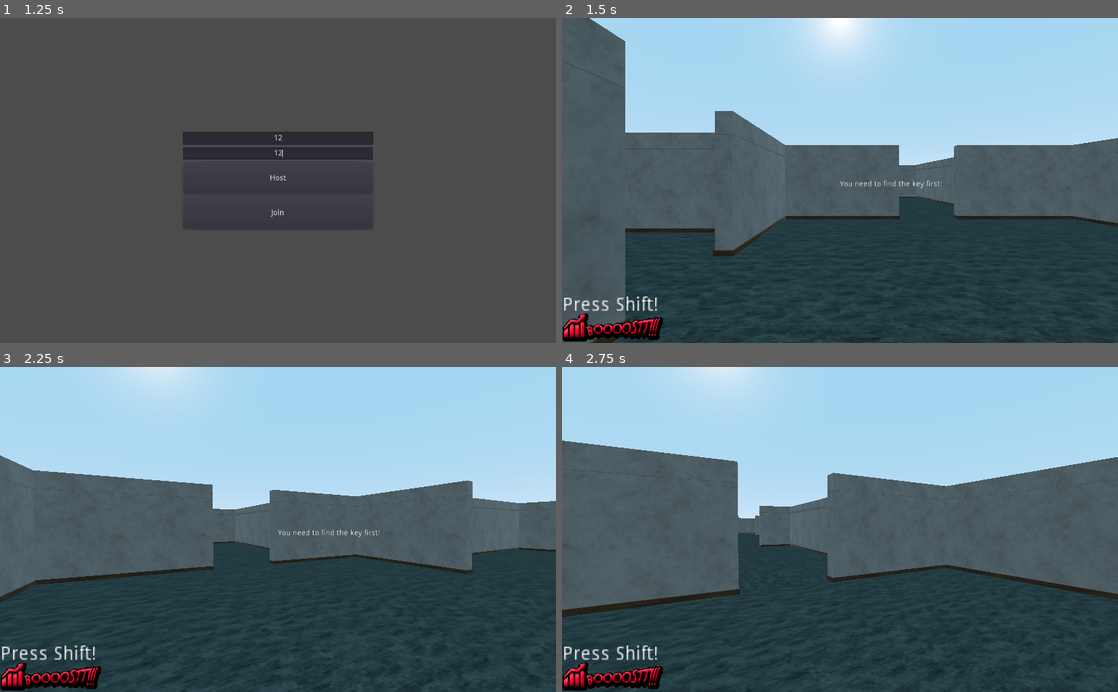
Above: before the commit, frames 1-4 (two rows, left to right).
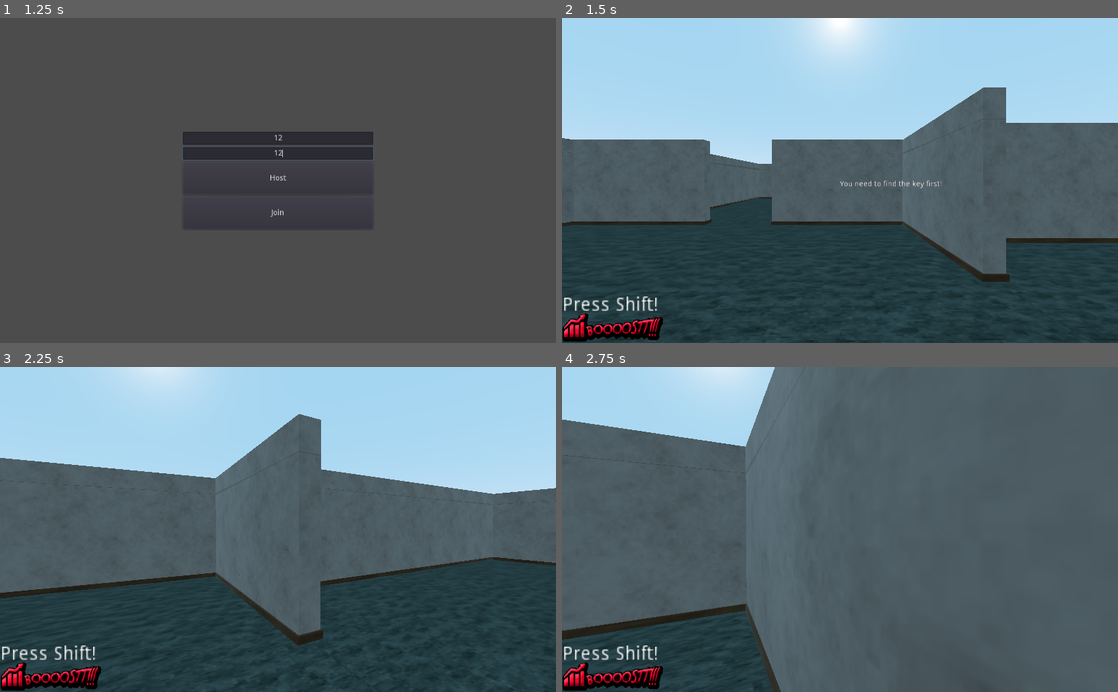
Above: after the commit, the same moments.

Repository: Xwilarg/EscapeTheCrunch
Game: Godot game, scene res://Resources/Scenes/FPSController.tscn
Two runs of this game, one before a commit and one after it. Both use one fixed random seed, a clock stepped at 60 frames per second and the inputs below.
Inputs (mouse positions are in pixels of both pictures, inside the frame that each line leads up to):
- Up to frame 1 (1.25 s): click (278, 138) at 0.52 s; type "12" at 0.6 s; click (278, 154) at 0.75 s; type "12" at 0.83 s
- Up to frame 2 (1.5 s): click "Host" at 1.25 s
- Up to frame 3 (2.25 s): tap Enter at 2 s; move the mouse to (305, 529) at 2.02 s; hold W (move_forward) from 2.03 s (still down); hold E (action) from 2.03 s (still down)
- Up to frame 4 (2.75 s): keep holding W (move_forward); keep holding E (action)

Frame 1 is identical in both runs. In frame 2, 21% of the frame differs, in the area x 0-100%, y 0-100%; in frame 3, 13%; in frame 4, 53%.

Commit message:
Player dummy reverted to old behaviour

Diff:
--- a/Resources/Boss/Dummy/BossDummy.tscn
+++ b/Resources/Boss/Dummy/BossDummy.tscn
@@ -22,6 +22,7 @@
 shape = SubResource( 1 )
 
 [node name="boss_rigged_1" parent="." instance=ExtResource( 1 )]
+transform = Transform( 1, 0, 0, 0, 1, 0, 0, 0, 1, 0, 0.057458, 0 )
 
 [node name="RayCast" type="RayCast" parent="."]
 
--- a/Resources/Network/Network.gd
+++ b/Resources/Network/Network.gd
@@ -15,16 +15,30 @@
 var peers = [];
 var teams = [];
 
+var rng;
+
 func _ready() -> void:
+	rng = RandomNumberGenerator.new()
+	rng.randomize()
 	get_tree().connect("connected_to_server", self, "_connected_to_server");
 	get_tree().connect("server_disconnected", self, "_server_disconnected");
 	get_tree().connect("connection_failed", self, "_connection_failed");
 	get_tree().connect("network_peer_connected", self, "_peer_connected");
 	get_tree().connect("network_peer_disconnected", self, "_peer_disconnected");
 
+func delete_jd() -> void:
+	var tmp = get_node_or_null("/root/FPSController/Navigation/JailD");
+	if tmp:
+		tmp.free();
+
+func spawn_jd() -> void:
+	var pl = load("res://Resources/Scenes/JailDoor.tscn")
+	var instance = pl.instance()
+	instance.name = "JailD";
+	instance.translation = Vector3(25, 0, -20);
+	get_node("/root/FPSController/Navigation/").add_child(instance);
+
 func spawn_player(nom) -> void:
-	var rng = RandomNumberGenerator.new()
-	rng.randomize()
 	var spawns = get_node("/root/FPSController/Navigation/Spawns").get_children()
 	var pl = load("res://Resources/Scenes/Player.tscn")
 	var nb = rng.randi_range(0, spawns.size() - 1)
@@ -34,8 +48,6 @@
 	get_node("/root/FPSController/Navigation/").add_child(instance);
 
 func spawn_boss(nom) -> void:
-	var rng = RandomNumberGenerator.new()
-	rng.randomize()
 	var spawns = get_node("/root/FPSController/Navigation/Spawns_boss").get_children()
 	var pl = load("res://Resources/Scenes/Boss.tscn")
 	var nb = rng.randi_range(0, spawns.size() - 1)
@@ -63,20 +75,20 @@
 		var tmp = get_node_or_null("/root/FPSController/Navigation/Safe");
 		if tmp:
 			tmp.free();
+		delete_jd();
 		rpc("show_badge", nom);
 	pass
 
-func drop_badge(nom) -> void:
+remote func drop_badge(nom) -> void:
 	if server == null:
 		rpc_id(1, "drop_badge", playerID);
 	else:
 		rpc("hide_badge", nom);
 		spawn_badge("Safe");
+		spawn_jd();
 	pass
 
 func spawn_badge(nom) -> void:
-	var rng = RandomNumberGenerator.new()
-	rng.randomize()
 	var spawns = get_node("/root/FPSController/Navigation/Spawns_badge").get_children()
 	var pl = load("res://Resources/Scenes/Safe.tscn")
 	var nb = rng.randi_range(0, spawns.size() - 1)
@@ -85,7 +97,7 @@
 	instance.translation = spawns[nb].translation;
 	get_node("/root/FPSController/Navigation/").add_child(instance);
 
-func who_is_this(nom):
+func who_is_this(nom) -> int:
 	var id = -1;
 	for _x in peers:
 			if str(_x) in nom:
@@ -116,6 +128,7 @@
 	spawn_player(playerID);
 	spawn_boss("Boss 1");
 	spawn_badge("Safe");
+	spawn_jd();
 	var timer = get_node("/root/FPSController/Timer");
 	timer.set_wait_time(0.05);
 	timer.connect("timeout", get_node("/root/FPSController/Navigation/"), "_refresh_game");
--- a/Resources/Player/Dummy/PlayerDummy.gd
+++ b/Resources/Player/Dummy/PlayerDummy.gd
@@ -9,7 +9,7 @@
 
 # Called when the node enters the scene tree for the first time.
 func _ready():
-	move_to(self.translation);
+	pass
 
 func move_to(pos):
 	$NavigationAgent.set_target_location(pos);
@@ -31,4 +31,4 @@
 
 # Called every frame. 'delta' is the elapsed time since the previous frame.
 func _process(_delta):
-	advance();
+	pass
--- a/Resources/Player/Dummy/PlayerDummy.tscn
+++ b/Resources/Player/Dummy/PlayerDummy.tscn
@@ -23,7 +23,6 @@
 shape = SubResource( 6 )
 
 [node name="main_character_rigged_1" parent="." instance=ExtResource( 1 )]
-transform = Transform( -1, 0, -8.74228e-08, 0, 1, 0, 8.74228e-08, 0, -1, 0, 0, 0 )
 
 [node name="AnimationTree" type="AnimationTree" parent="."]
 tree_root = SubResource( 8 )
--- a/Resources/World.gd
+++ b/Resources/World.gd
@@ -14,6 +14,7 @@
 var PlayD = preload("res://Resources/Player/Dummy/PlayerDummy.tscn");
 var BossD = preload("res://Resources/Boss/Dummy/BossDummy.tscn");
 var Badge = preload("res://Resources/Scenes/Safe.tscn");
+var JD = preload("res://Resources/Scenes/JailDoor.tscn");
 
 func create_entity(UInfo):
 	var Instance;
@@ -23,6 +24,8 @@
 		Instance = BossD.instance();
 	elif UInfo["type"] == "Safe":
 		Instance = Badge.instance();
+	elif UInfo["type"] == "JailD":
+		Instance = JD.instance();
 	else:
 		pass
 	Instance.name = UInfo["name"];
@@ -30,10 +33,13 @@
 	self.add_child(Instance);
 
 func update_unit(NewData, currentUnit):
-	if NewData["type"] != "Safe":
-		currentUnit.move_to(NewData["pos"]);
-	else:
-		currentUnit.translation = NewData["pos"];
+	#if NewData["type"] == "Player" || NewData["type"] == "Boss" && currentUnit.distance_to(NewData["pos"]) < 3:
+	#	currentUnit.move_to(NewData["pos"]);
+	#else:
+	#	currentUnit.translation = NewData["pos"];
+	#	if NewData["type"] == "Player" || NewData["type"] == "Boss":
+	#		currentUnit.move_to(NewData["pos"]);
+	currentUnit.translation = NewData["pos"];
 
 func prepare_packet(obj):
 	var packet = {};
@@ -44,6 +50,8 @@
 		packet["type"] = "Boss";
 	elif "Safe" in obj.get_name():
 		packet["type"] = "Safe";
+	elif "JailD" in obj.get_name():
+		packet["type"] = "JailD";
 	else:
 		packet["type"] = "terrain";
 	packet["pos"] = obj.translation;
@@ -88,7 +96,8 @@
 			if not "Player" in _x :
 				if not "Safe" in _x :
 					if not "Boss" in _x :
-						GameWorld.erase(_x);
+						if not "JailD" in _x :
+							GameWorld.erase(_x);
 		for _x in GameWorld:
 			tmp = get_node_or_null("/root/FPSController/Navigation/" + _x);
 			if tmp && _x != Network.playerID:
